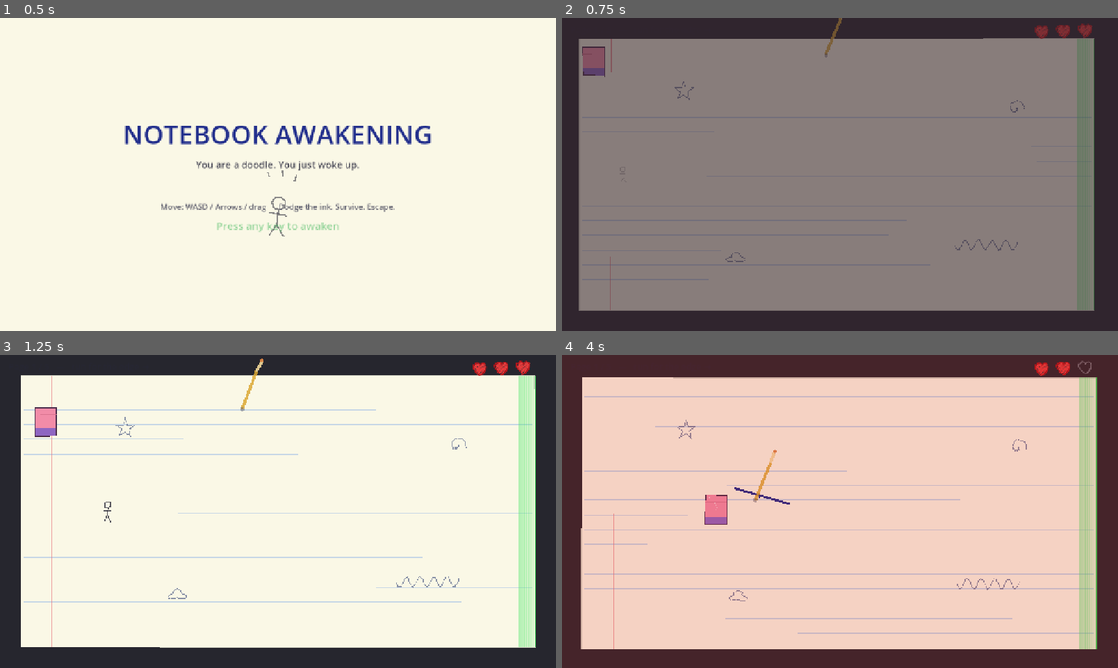
Above: before the commit, frames 1-4 (two rows, left to right).
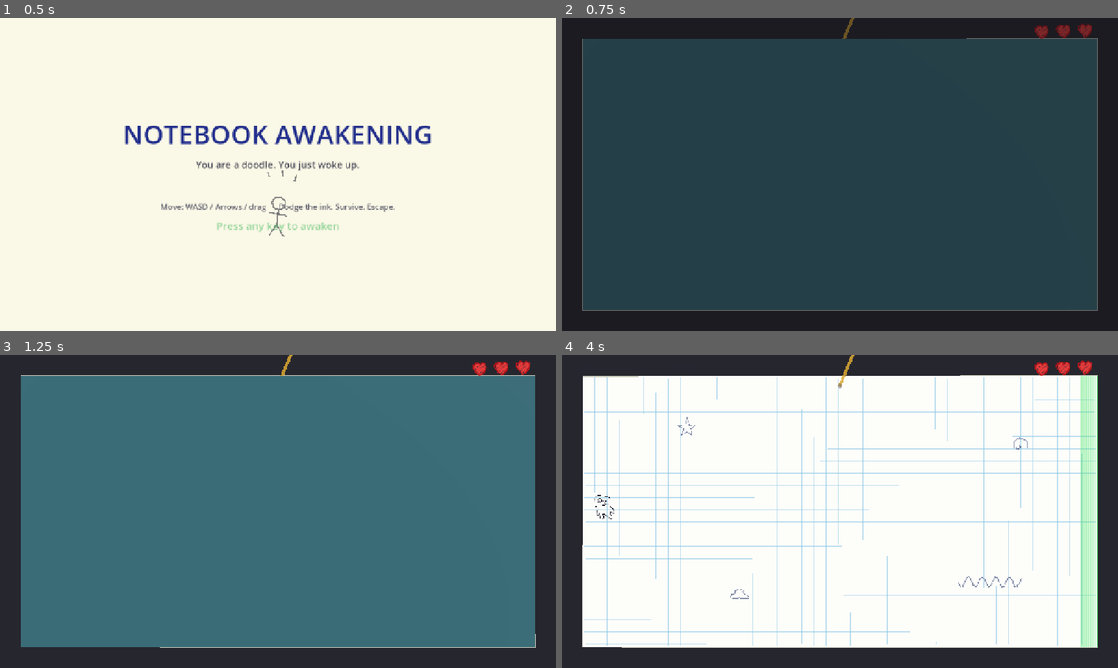
Above: after the commit, the same moments.

Repository: shiarauzo/Shebuiltthis-gamejam
Game: Godot game, scene res://scenes/title.tscn
Two runs of this game, one before a commit and one after it. Both use one fixed random seed, a clock stepped at 60 frames per second and the inputs below.
Inputs (mouse positions are in pixels of both pictures, inside the frame that each line leads up to):
- Up to frame 1 (0.5 s): no input
- Up to frame 2 (0.75 s): tap Enter at 0.5 s; move the mouse to (962, 158) at 0.52 s; hold D from 0.53 s (still down); click (962, 158) at 0.67 s
- Up to frame 3 (1.25 s): keep holding D
- Up to frame 4 (4 s): release D at 1.25 s; drag from (728, 527) to (1090, 511) at 1.27 s; move the mouse to (895, 442) at 2.02 s; hold D 2.03-2.75 s; drag from (812, 574) to (667, 470) at 2.77 s; move the mouse to (1006, 558) at 3.52 s; hold A from 3.53 s (still down)

Frame 1 is identical in both runs. In frame 2, 81% of the frame differs, in the area x 3-97%, y 0-94%; in frame 3, 80%; in frame 4, 100%, in the area x 0-100%, y 0-100%.

Commit message:
Hand-drawn doodle player, graph paper, incremental intro
Big content pass turning the prototype look into the hand-drawn game:

- Player is now Shiara's hand-drawn 7-frame run animation (source in
  doodle-run/, background-keyed + ink-tinted by tools/process_doodle.gd
  into assets/sprites/doodle_run/). It runs while moving, faces its
  heading, and is bigger than the old stick figure.
- The doodle now bumps into the decorative page doodles (star, spiral,
  cloud, squiggle) instead of walking over them: they have static
  colliders and the player collides with them.
- Paper is now graph paper: a white sheet with a light-blue square grid.
  The 3D turning page matches the new white.
- Closed-notebook cinematic: the game opens with the cover swinging open
  (reusing the 3D page rig) before the doodle is drawn in.
- Threats are introduced incrementally: page 1 is a calm explore, the
  pencil arrives on page 2, the eraser on page 3.
- Dialogue now shows in a speech bubble (rounded panel + border + shadow)
  instead of bare floating text.

Tests: +collision and +incremental-gating coverage; eraser/pencil/intro
tests updated for the new gating; e2e scenario 2 now reaches the eraser
page before standing still. Full suite 32/32, browser e2e 6/6.

Diff:
--- a/scripts/game.gd
+++ b/scripts/game.gd
@@ -15,7 +15,10 @@
 
 @export var total_pages := 5
 
-var state := "intro"        # intro | play | flip | ending
+const PAPER := Color(0.99, 0.99, 0.98)   # graph-paper sheet colour
+const COVER := Color(0.22, 0.45, 0.50)   # closed-notebook cover colour
+
+var state := "opening"      # opening | intro | play | flip | ending
 var page := 1
 var survival_time := 0.0
 var ended := false
@@ -29,6 +32,7 @@
 var edge_glow: EscapeEdge
 var hud_label: Label
 var dialogue_label: Label
+var dialogue_box: PanelContainer
 
 # Sketchy heart health display (procedural rough.js SVGs).
 var heart_full_tex: Texture2D
@@ -74,17 +78,48 @@
 	player.died.connect(_on_player_died)
 	player.health_changed.connect(_on_player_hit)
 	player.set_physics_process(false)  # not controllable until play begins
+	player.modulate.a = 0.0  # hidden until the notebook opens and it's drawn in
 	if _fast:
 		player.speed_mult = 3.0  # e2e: traverse pages quickly
 
 	pencil = Pencil.new()
 	pencil.ink_parent = self
 	pencil.global_position = Vector2(r.position.x + r.size.x * 0.5, r.position.y + 24.0)
-	pencil.set_process(false)  # the pencil only starts scribbling once we play
 	add_child(pencil)
+	pencil.set_process(false)  # inert until it's introduced on page 2 (also gated by target)
 
 	_build_hud()
 	_build_fx()
+	# Headless tests skip the closed-book cinematic and go straight to the intro.
+	if Game.testing:
+		_run_intro()
+	else:
+		_run_open()
+
+# --- Opening: the closed notebook swings open ----------------------------
+
+func _run_open() -> void:
+	state = "opening"
+	Game.web_report({"state": state, "page": page, "ended": false, "won": false})
+	_ensure_flip3d()
+	# Dress the turning sheet as the closed cover, laid flat over the page.
+	flip_mat.albedo_color = Color(COVER.r, COVER.g, COVER.b, 1.0)
+	flip_mat.emission = COVER
+	flip_pivot.rotation.y = 0.0
+	flip3d_layer.visible = true
+	await get_tree().create_timer(0.3 if _fast else 0.9).timeout
+	if state != "opening":
+		return
+	# The cover swings open around the spine, revealing the first page.
+	var dur := 0.25 if _fast else 0.9
+	var tw := create_tween()
+	tw.tween_property(flip_pivot, "rotation:y", -PI, dur).set_trans(Tween.TRANS_SINE).set_ease(Tween.EASE_IN_OUT)
+	tw.parallel().tween_method(_set_flip_alpha, 1.0, 0.0, dur * 0.4).set_delay(dur * 0.6)
+	await tw.finished
+	flip3d_layer.visible = false
+	# Restore the paper colour for subsequent page turns.
+	flip_mat.albedo_color = Color(PAPER.r, PAPER.g, PAPER.b, 0.0)
+	flip_mat.emission = PAPER
 	_run_intro()
 
 # --- Intro ---------------------------------------------------------------
@@ -106,7 +141,7 @@
 	await get_tree().create_timer(0.6 if _fast else 2.0).timeout
 	if state != "intro":
 		return
-	_say("wait— I have to erase this!")
+	_say("...let's see what's out here →")
 	await get_tree().create_timer(0.5 if _fast else 1.5).timeout
 	if state != "intro":
 		return
@@ -118,10 +153,19 @@
 	_clear_dialogue()
 	state = "play"
 	player.set_physics_process(true)
-	pencil.target = player
-	pencil.set_process(true)
-	_spawn_eraser()
+	# Page 1 is a calm explore: no pencil, no eraser yet. Threats are introduced
+	# page by page as the doodle advances (see _introduce_threats).
 	edge_glow.open()
+
+## Bring in the hazards gradually: the pencil from page 2, the eraser from page 3.
+func _introduce_threats() -> void:
+	if page >= 2 and pencil.target == null:
+		pencil.target = player  # a null target keeps the pencil inert on page 1
+		pencil.set_process(true)
+		_say("uh— a pencil! keep moving →")
+	if page >= 3 and (eraser == null or not is_instance_valid(eraser)):
+		_spawn_eraser()
+		_say("the eraser!! run!")
 
 func _spawn_eraser() -> void:
 	var r: Rect2 = Game.sheet_rect
@@ -222,6 +266,7 @@
 	player.invincible = false
 	player.set_physics_process(true)
 	state = "play"
+	_introduce_threats()  # pencil from page 2, eraser from page 3
 
 # Lazily build the 3D page (a lit QuadMesh hinged at the spine, rendered into a
 # transparent SubViewport overlaid on the 2D game).
@@ -285,14 +330,14 @@
 	mesh.mesh = quad
 	mesh.position = Vector3(pw * 0.5, 0.0, 0.0)  # left edge rests on the pivot
 	flip_mat = StandardMaterial3D.new()
-	flip_mat.albedo_color = Color(0.97, 0.96, 0.88, 0.0)
+	flip_mat.albedo_color = Color(0.99, 0.99, 0.98, 0.0)
 	flip_mat.cull_mode = BaseMaterial3D.CULL_DISABLED  # both faces of the page
 	flip_mat.roughness = 0.95
 	flip_mat.transparency = BaseMaterial3D.TRANSPARENCY_ALPHA
 	# Faint self-illumination so the paper always reads cream, with the lights
 	# adding the directional shading that makes the turn feel 3D.
 	flip_mat.emission_enabled = true
-	flip_mat.emission = Color(0.97, 0.96, 0.88)
+	flip_mat.emission = Color(0.99, 0.99, 0.98)
 	flip_mat.emission_energy_multiplier = 0.45
 	mesh.material_override = flip_mat
 	flip_pivot.add_child(mesh)
@@ -370,13 +415,13 @@
 
 func _say(text: String) -> void:
 	dialogue_label.text = text
-	dialogue_label.modulate.a = 0.0
-	dialogue_label.visible = true
+	dialogue_box.modulate.a = 0.0
+	dialogue_box.visible = true
 	var tw := create_tween()
-	tw.tween_property(dialogue_label, "modulate:a", 1.0, 0.25)
+	tw.tween_property(dialogue_box, "modulate:a", 1.0, 0.25)
 
 func _clear_dialogue() -> void:
-	dialogue_label.visible = false
+	dialogue_box.visible = false
 
 func _build_hud() -> void:
 	var layer := CanvasLayer.new()
@@ -388,13 +433,27 @@
 	hud_label.add_theme_color_override("font_color", Color(0.15, 0.15, 0.2))
 	layer.add_child(hud_label)
 
+	# Dialogue shown in a little speech bubble so it reads as someone talking.
+	var bubble := StyleBoxFlat.new()
+	bubble.bg_color = Color(0.99, 0.98, 0.92, 0.97)
+	bubble.border_color = Color(0.18, 0.20, 0.28)
+	bubble.set_border_width_all(3)
+	bubble.set_corner_radius_all(14)
+	bubble.set_content_margin_all(14)
+	bubble.shadow_color = Color(0, 0, 0, 0.18)
+	bubble.shadow_size = 5
+	bubble.shadow_offset = Vector2(2, 3)
+	dialogue_box = PanelContainer.new()
+	dialogue_box.add_theme_stylebox_override("panel", bubble)
+	dialogue_box.position = Vector2(360, 26)
+	dialogue_box.rotation_degrees = -3.0
+	dialogue_box.visible = false
+	layer.add_child(dialogue_box)
+
 	dialogue_label = Label.new()
-	dialogue_label.position = Vector2(360, 30)
-	dialogue_label.add_theme_font_size_override("font_size", 30)
-	dialogue_label.add_theme_color_override("font_color", Color(0.2, 0.25, 0.6))
-	dialogue_label.rotation_degrees = -3.0
-	dialogue_label.visible = false
-	layer.add_child(dialogue_label)
+	dialogue_label.add_theme_font_size_override("font_size", 28)
+	dialogue_label.add_theme_color_override("font_color", Color(0.16, 0.18, 0.30))
+	dialogue_box.add_child(dialogue_label)
 
 	_build_hearts(layer)
 
--- a/scripts/notebook.gd
+++ b/scripts/notebook.gd
@@ -1,11 +1,44 @@
 extends Node2D
 class_name Notebook
-## Placeholder notebook page drawn procedurally (paper, ruled lines, margin,
-## a few static doodles). Every stroke "boils" via Game.boil_jitter so the whole
-## page wobbles like a living doodle. Replace with hand-drawn art later if desired.
+## Graph-paper notebook page drawn procedurally (white sheet, light-blue square
+## grid, a few static doodles). Every stroke "boils" via Game.boil_jitter so the
+## whole page wobbles like a living doodle.
+
+const GRID := 28.0  # square size of the graph-paper grid
+const OBSTACLE_LAYER := 2  # the doodle player bumps into these (matches Player.OBSTACLE_LAYER)
 
 func _ready() -> void:
 	Game.boil_tick.connect(queue_redraw)
+	_build_obstacles()
+
+## Solid colliders under the decorative doodles so the player bumps them
+## instead of walking over them. Positions mirror the ones drawn in _draw().
+func _build_obstacles() -> void:
+	var r: Rect2 = Game.sheet_rect
+	_add_circle(r.position + Vector2(240, 120), 20.0)                       # star
+	_add_circle(r.position + Vector2(r.size.x - 180, 160), 16.0)           # spiral
+	_add_circle(r.position + Vector2(360, r.size.y - 120), 16.0)           # cloud
+	_add_rect(r.position + Vector2(r.size.x - 320 + 72, r.size.y - 150), Vector2(150, 22))  # squiggle
+
+func _add_obstacle(shape: Shape2D, pos: Vector2) -> void:
+	var body := StaticBody2D.new()
+	body.position = pos
+	body.collision_layer = OBSTACLE_LAYER
+	body.collision_mask = 0
+	var cs := CollisionShape2D.new()
+	cs.shape = shape
+	body.add_child(cs)
+	add_child(body)
+
+func _add_circle(pos: Vector2, radius: float) -> void:
+	var sh := CircleShape2D.new()
+	sh.radius = radius
+	_add_obstacle(sh, pos)
+
+func _add_rect(pos: Vector2, size: Vector2) -> void:
+	var sh := RectangleShape2D.new()
+	sh.size = size
+	_add_obstacle(sh, pos)
 
 func _j(p: Vector2, amp := 1.3) -> Vector2:
 	return Game.boil_jitter(p, amp)
@@ -13,20 +46,19 @@
 func _draw() -> void:
 	var r: Rect2 = Game.sheet_rect
 
-	# Paper (solid fill stays stable so text/UI read cleanly).
-	draw_rect(r, Color(0.98, 0.97, 0.90), true)
+	# Paper (solid white fill stays stable so text/UI read cleanly).
+	draw_rect(r, Color(0.99, 0.99, 0.98), true)
 
-	# Ruled horizontal lines (gently boiled).
-	var y := r.position.y + 44.0
-	while y < r.position.y + r.size.y - 8.0:
-		draw_line(_j(Vector2(r.position.x + 6, y), 1.0), _j(Vector2(r.position.x + r.size.x - 6, y), 1.0),
-			Color(0.62, 0.74, 0.90, 0.55), 1.0)
-		y += 34.0
-
-	# Red margin line.
-	var mx := r.position.x + 72.0
-	draw_line(_j(Vector2(mx, r.position.y)), _j(Vector2(mx, r.position.y + r.size.y)),
-		Color(0.90, 0.42, 0.46, 0.65), 2.0)
+	# Graph-paper grid: light-blue squares, gently boiled both ways.
+	var grid_col := Color(0.55, 0.78, 0.90, 0.55)
+	var x := r.position.x + GRID
+	while x < r.position.x + r.size.x - 2.0:
+		draw_line(_j(Vector2(x, r.position.y + 4), 1.0), _j(Vector2(x, r.position.y + r.size.y - 4), 1.0), grid_col, 1.0)
+		x += GRID
+	var y := r.position.y + GRID
+	while y < r.position.y + r.size.y - 2.0:
+		draw_line(_j(Vector2(r.position.x + 4, y), 1.0), _j(Vector2(r.position.x + r.size.x - 4, y), 1.0), grid_col, 1.0)
+		y += GRID
 
 	# Page border as a boiled rectangle outline.
 	var border := PackedVector2Array([
--- a/scripts/player.gd
+++ b/scripts/player.gd
@@ -1,7 +1,8 @@
 extends CharacterBody2D
 class_name Player
-## The awakened stick figure. Top-down movement (WASD + arrows), 3 lives.
-## Health is shown by the sketchy hearts HUD (game.gd) plus the figure fading out.
+## The awakened doodle. Top-down movement (WASD + arrows), 3 lives.
+## Drawn as a hand-made run animation (assets/sprites/doodle_run); health is
+## shown by the sketchy hearts HUD (game.gd) plus the doodle fading out.
 
 signal died
 signal health_changed(health: int)
@@ -9,7 +10,8 @@
 const SPEED := 200.0
 const MAX_HEALTH := 3
 const IFRAME_TIME := 1.2
-const RADIUS := 12.0
+const RADIUS := 15.0
+const OBSTACLE_LAYER := 2  # the decorative page doodles the player bumps into
 
 var health := MAX_HEALTH
 var invincible := false
@@ -20,18 +22,37 @@
 var _touching := false
 var _touch_target := Vector2.ZERO
 var _dead := false
+var _sprite: AnimatedSprite2D
 
 func _ready() -> void:
 	add_to_group("player")
-	Game.boil_tick.connect(queue_redraw)
 	z_index = 5
 	collision_layer = 1
-	collision_mask = 0
+	collision_mask = OBSTACLE_LAYER  # bump into the page's decorative doodles
 	var cs := CollisionShape2D.new()
 	var shape := CircleShape2D.new()
 	shape.radius = RADIUS
 	cs.shape = shape
 	add_child(cs)
+	_build_sprite()
+
+func _build_sprite() -> void:
+	var frames := SpriteFrames.new()
+	if frames.has_animation("default"):
+		frames.remove_animation("default")
+	frames.add_animation("run")
+	frames.set_animation_loop("run", true)
+	frames.set_animation_speed("run", 14.0)
+	for i in range(7):
+		var tex := load("res://assets/sprites/doodle_run/run_%d.png" % i) as Texture2D
+		if tex:
+			frames.add_frame("run", tex)
+	_sprite = AnimatedSprite2D.new()
+	_sprite.sprite_frames = frames
+	_sprite.animation = "run"
+	_sprite.scale = Vector2(0.23, 0.23)  # 256px art -> ~59px doodle
+	_sprite.play("run")
+	add_child(_sprite)
 
 func _notification(what: int) -> void:
 	# When the tab/canvas loses focus the browser stops sending keyup, so keys
@@ -73,6 +94,18 @@
 	velocity = dir.normalized() * SPEED * speed_mult
 	move_and_slide()
 
+	# Animate the doodle: run while moving, settle on a still pose otherwise,
+	# and face the way it's heading.
+	if _sprite:
+		if velocity.length() > 1.0:
+			if not _sprite.is_playing():
+				_sprite.play("run")
+			if absf(velocity.x) > 0.1:
+				_sprite.flip_h = velocity.x < 0.0
+		elif _sprite.is_playing():
+			_sprite.stop()
+			_sprite.frame = 0
+
 	# Clamp to the notebook page.
 	var r: Rect2 = Game.sheet_rect
 	global_position.x = clampf(global_position.x, r.position.x + RADIUS, r.position.x + r.size.x - RADIUS)
@@ -111,16 +144,3 @@
 func _update_fade() -> void:
 	# 3 hp -> 1.0, 2 -> ~0.78, 1 -> ~0.57
 	modulate.a = 0.35 + 0.65 * (float(health) / float(MAX_HEALTH))
-
-func _draw() -> void:
-	var col := Color(0.12, 0.12, 0.18)
-	# Head as a boiled ring (hand-drawn wobble).
-	var head := PackedVector2Array()
-	for i in range(11):
-		var a := i * TAU / 10.0
-		head.append(Game.boil_jitter(Vector2(0, -14) + Vector2(cos(a), sin(a)) * 7.0))
-	draw_polyline(head, col, 2.0)
-	draw_line(Game.boil_jitter(Vector2(0, -7)), Game.boil_jitter(Vector2(0, 10)), col, 2.0)    # body
-	draw_line(Game.boil_jitter(Vector2(-9, -1)), Game.boil_jitter(Vector2(9, -1)), col, 2.0)   # arms
-	draw_line(Game.boil_jitter(Vector2(0, 10)), Game.boil_jitter(Vector2(-8, 22)), col, 2.0)   # left leg
-	draw_line(Game.boil_jitter(Vector2(0, 10)), Game.boil_jitter(Vector2(8, 22)), col, 2.0)    # right leg
--- a/tests/test_main.gd
+++ b/tests/test_main.gd
@@ -23,7 +23,9 @@
 	await _test_damage_and_iframes()
 	await _test_hearts_track_health()
 	await _test_death()
+	await _test_player_collides_with_doodles()
 	await _test_intro_then_play()
+	await _test_threats_are_incremental()
 	await _test_pencil_draws_ink()
 	await _test_ink_cap()
 	await _test_ink_damages_standing_player()
@@ -172,16 +174,50 @@
 	g._begin_play()
 	await get_tree().physics_frame
 	_check("begins play on input", g.state == "play", "(state=%s)" % g.state)
-	_check("eraser spawned at play", g.eraser != null and is_instance_valid(g.eraser))
+	# Page 1 is a calm explore: no pencil, no eraser yet.
+	_check("page 1 has no eraser yet", g.eraser == null)
+	_check("page 1 pencil has no target yet", g.pencil.target == null)
+	await _free_game(g)
+
+func _test_player_collides_with_doodles() -> void:
+	_log("[player bumps decorative doodles]")
+	var g = await _make_game()
+	g._begin_play()
+	g.player.set_physics_process(false)  # drive movement manually
+	var r: Rect2 = Game.sheet_rect
+	var star := r.position + Vector2(240, 120)  # a known obstacle (see notebook.gd)
+	g.player.global_position = star - Vector2(60, 0)
+	for i in range(40):
+		g.player.velocity = Vector2(300, 0)
+		g.player.move_and_slide()
+		await get_tree().physics_frame
+	_check("blocked by the star doodle (can't walk through)", g.player.global_position.x < star.x,
+		"(px=%.0f starx=%.0f)" % [g.player.global_position.x, star.x])
+	await _free_game(g)
+
+func _test_threats_are_incremental() -> void:
+	_log("[threats are incremental]")
+	var g = await _make_game()
+	g._begin_play()
+	_check("page 1: no pencil", g.pencil.target == null)
+	_check("page 1: no eraser", g.eraser == null)
+	g.page = 2
+	g._introduce_threats()
+	_check("page 2: pencil scribbling", g.pencil.target != null)
+	_check("page 2: still no eraser", g.eraser == null)
+	g.page = 3
+	g._introduce_threats()
+	_check("page 3: eraser appears", g.eraser != null and is_instance_valid(g.eraser))
 	await _free_game(g)
 
 func _test_pencil_draws_ink() -> void:
-	_log("[pencil draws ink]")
-	var g = await _make_game()
-	g._begin_play()
-	await get_tree().create_timer(3.8).timeout
-	var ink_count := get_tree().get_nodes_in_group("ink").size()
-	_check("pencil produced ink", ink_count >= 1, "(ink=%d)" % ink_count)
+	_log("[pencil draws ink from page 2]")
+	var g = await _make_game()
+	g._begin_play()
+	g.page = 2
+	g._introduce_threats()  # the pencil starts scribbling on page 2
+	var drew := await _wait_until(func(): return get_tree().get_nodes_in_group("ink").size() >= 1, 6.0)
+	_check("pencil produced ink", drew, "(ink=%d)" % get_tree().get_nodes_in_group("ink").size())
 	await _free_game(g)
 
 func _test_ink_cap() -> void:
@@ -217,6 +253,8 @@
 	_log("[eraser spawn grace + contact damage]")
 	var g = await _make_game()
 	g._begin_play()
+	g.page = 3
+	g._introduce_threats()  # the eraser appears on page 3
 	var player = g.player
 	await get_tree().physics_frame
 	_check("eraser exists", g.eraser != null)
--- /dev/null
+++ b/tools/process_doodle.gd
@@ -0,0 +1,28 @@
+extends SceneTree
+## One-off: keys the white background out of the hand-drawn doodle-run frames
+## (alpha = how dark the pixel is) and tints the ink to the game's line colour,
+## so the doodle sits on the notebook with clean anti-aliased edges.
+## Run:  Godot --headless --path . --script res://tools/process_doodle.gd
+
+func _init() -> void:
+	var ink := Color(0.12, 0.12, 0.18)
+	var out_dir := "res://assets/sprites/doodle_run/"
+	DirAccess.make_dir_recursive_absolute(ProjectSettings.globalize_path(out_dir))
+	for i in range(7):
+		var img := Image.new()
+		if img.load("res://doodle-run/frame%04d.png" % i) != OK:
+			printerr("could not load frame ", i)
+			continue
+		img.convert(Image.FORMAT_RGBA8)
+		for y in range(img.get_height()):
+			for x in range(img.get_width()):
+				var c := img.get_pixel(x, y)
+				var lum := (c.r + c.g + c.b) / 3.0
+				# Alpha = how dark the pixel is, but never resurrect already-
+				# transparent pixels (source may have a transparent background
+				# with arbitrary RGB underneath).
+				var a := pow(clampf(1.0 - lum, 0.0, 1.0), 1.1) * c.a
+				img.set_pixel(x, y, Color(ink.r, ink.g, ink.b, a))
+		img.save_png(out_dir + "run_%d.png" % i)
+		print("wrote run_%d.png" % i)
+	quit()
Not shown, changed: CREDITS.txt
Binary file added: assets/sprites/doodle_run/run_0.png
Not shown, added: assets/sprites/doodle_run/run_0.png.import
Binary file added: assets/sprites/doodle_run/run_1.png
Not shown, added: assets/sprites/doodle_run/run_1.png.import
Binary file added: assets/sprites/doodle_run/run_2.png
Not shown, added: assets/sprites/doodle_run/run_2.png.import
Binary file added: assets/sprites/doodle_run/run_3.png
Not shown, added: assets/sprites/doodle_run/run_3.png.import
Binary file added: assets/sprites/doodle_run/run_4.png
Not shown, added: assets/sprites/doodle_run/run_4.png.import
Binary file added: assets/sprites/doodle_run/run_5.png
(and 19 more such lines)
